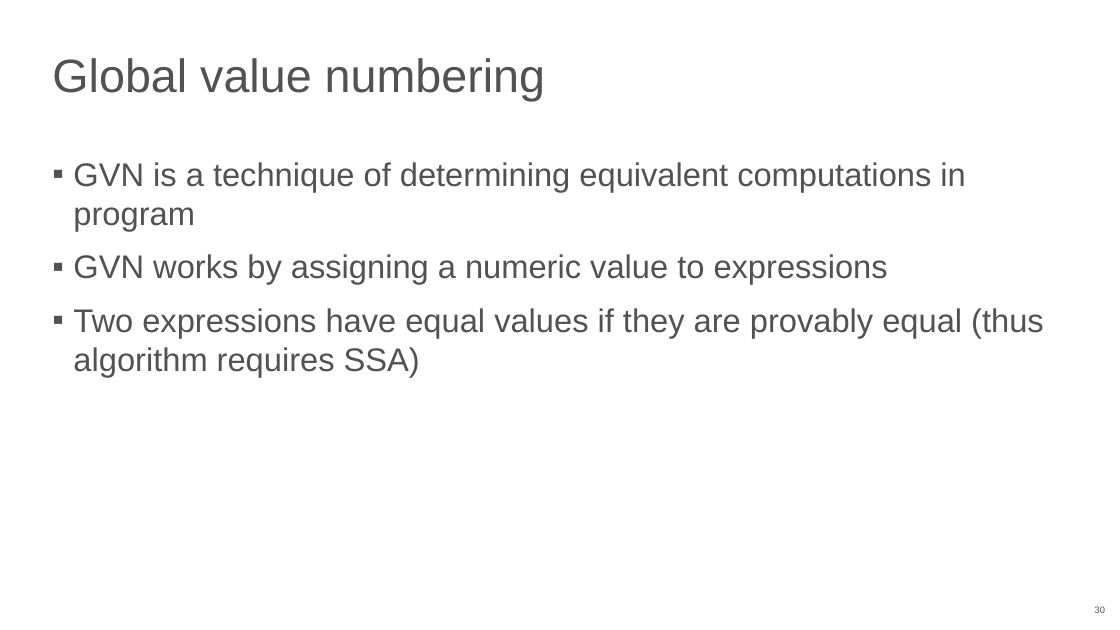
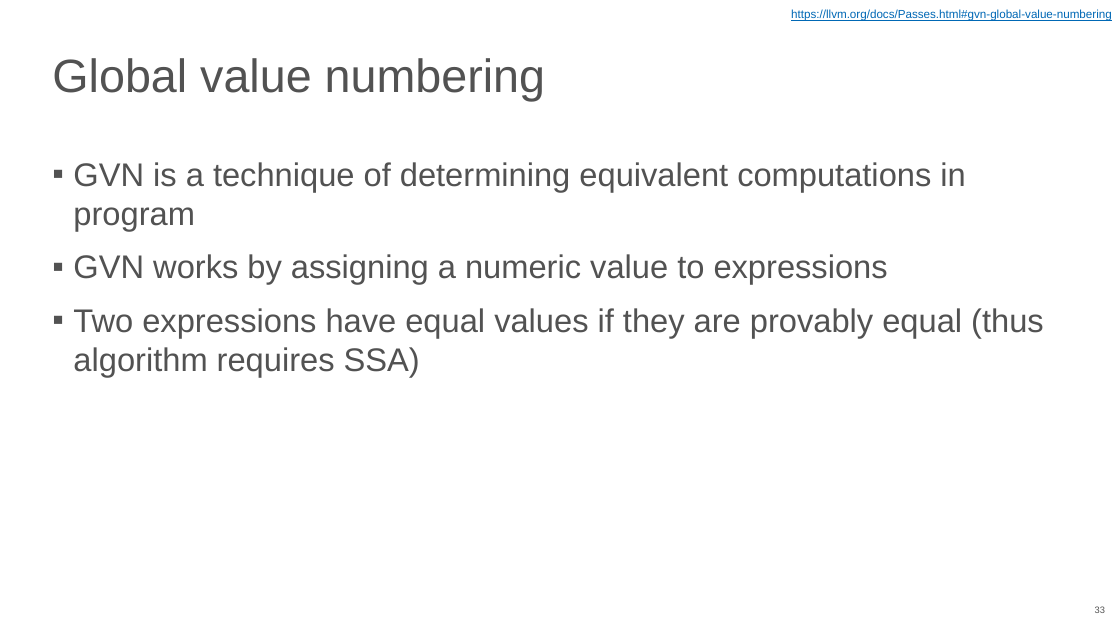
Before and after one commit to NN-complr-tech/Complr-course-lectures, a slide deck: slide 33 of 05-Optimizations-1.pptx (slide 30 before the commit). Drawn at 1120x630 pixels with LibreOffice and Linux fonts; fonts in the diff are those of the drawing. Boxes give left, top, right and bottom in pixels: in the first picture for what was removed or moved away, otherwise in the second. Text is boxed around its words. In the diff, an @@ line names an element or a change of style, - is before the commit and + after.

```diff
--- a/05-Optimizations-1.pptx
+++ b/05-Optimizations-1.pptx
@@ text added at (791, 9, 1112, 21), 10 pt, text #0068B5, underline @@
+https://llvm.org/docs/Passes.html#gvn-global-value-numbering
@@ page number at (1095, 606, 1105, 613): text changed @@
-30
+33
```
Also in this commit, not shown: 13 other slides changed, 7 slides added, 1 slide removed.
